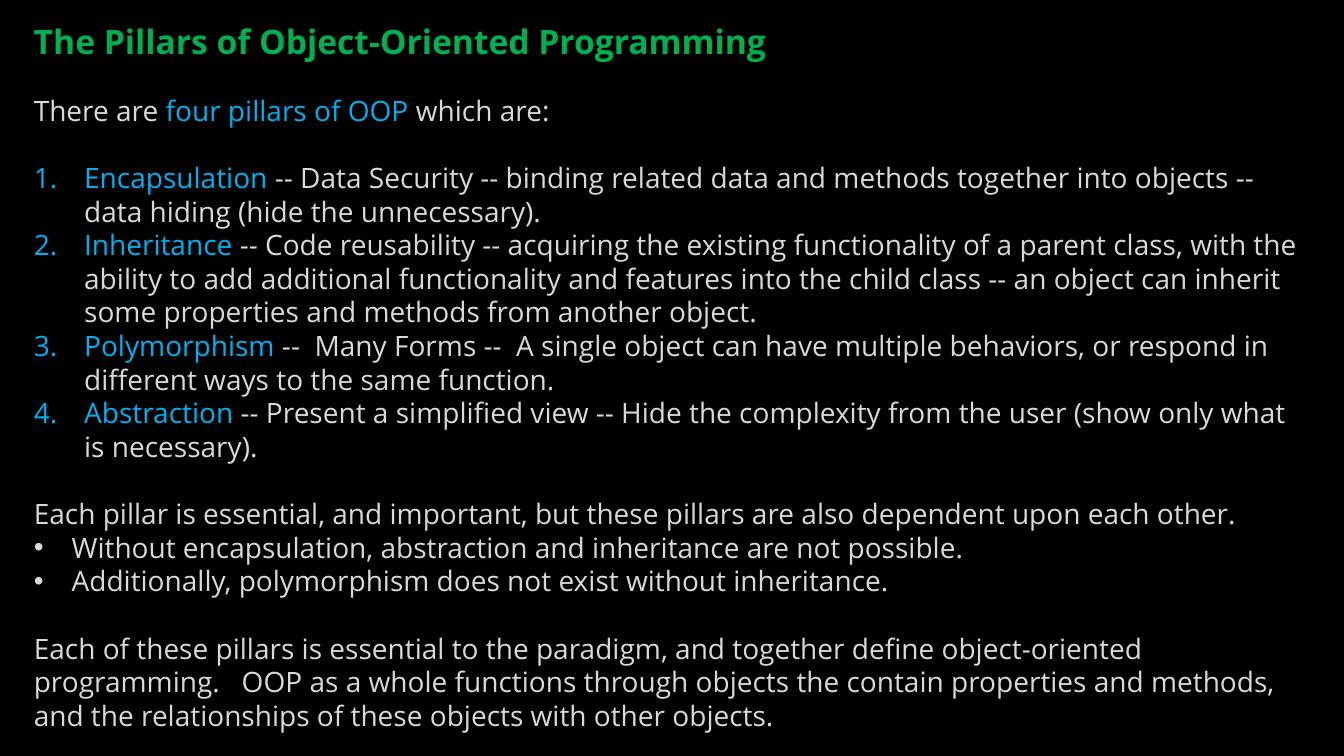
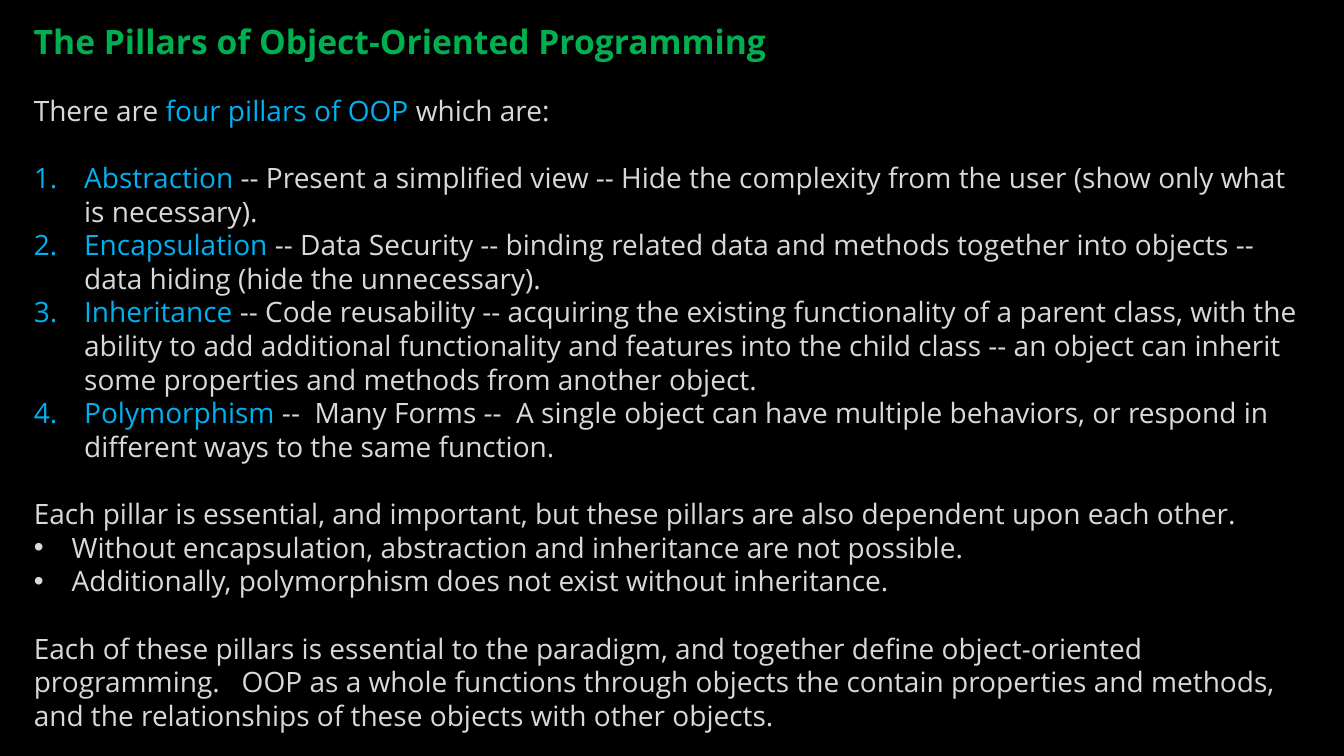
Before and after one commit to ckiefriter1/PT-BESD, a slide deck: slide 6 of Week5/BESD Week 5.pptx. Drawn at 1344x756 pixels with LibreOffice and Linux fonts; fonts in the diff are those of the drawing. Boxes give left, top, right and bottom in pixels: in the first picture for what was removed or moved away, otherwise in the second. Text is boxed around its words. In the diff, an @@ line names an element or a change of style, - is before the commit and + after.

```diff
--- a/Week5/BESD Week 5.pptx
+++ b/Week5/BESD Week 5.pptx
@@ text at (84,166,1285,229): paragraph added @@
+1. Abstraction -- Present a simplified view -- Hide the complexity from the user (show only what is necessary).
@@ text at (84,401,1285,464): paragraph removed @@
-4. Abstraction -- Present a simplified view -- Hide the complexity from the user (show only what is necessary).
```
Also in this commit, not shown: 6 other slides changed, 2 slides removed, 2 other files.
